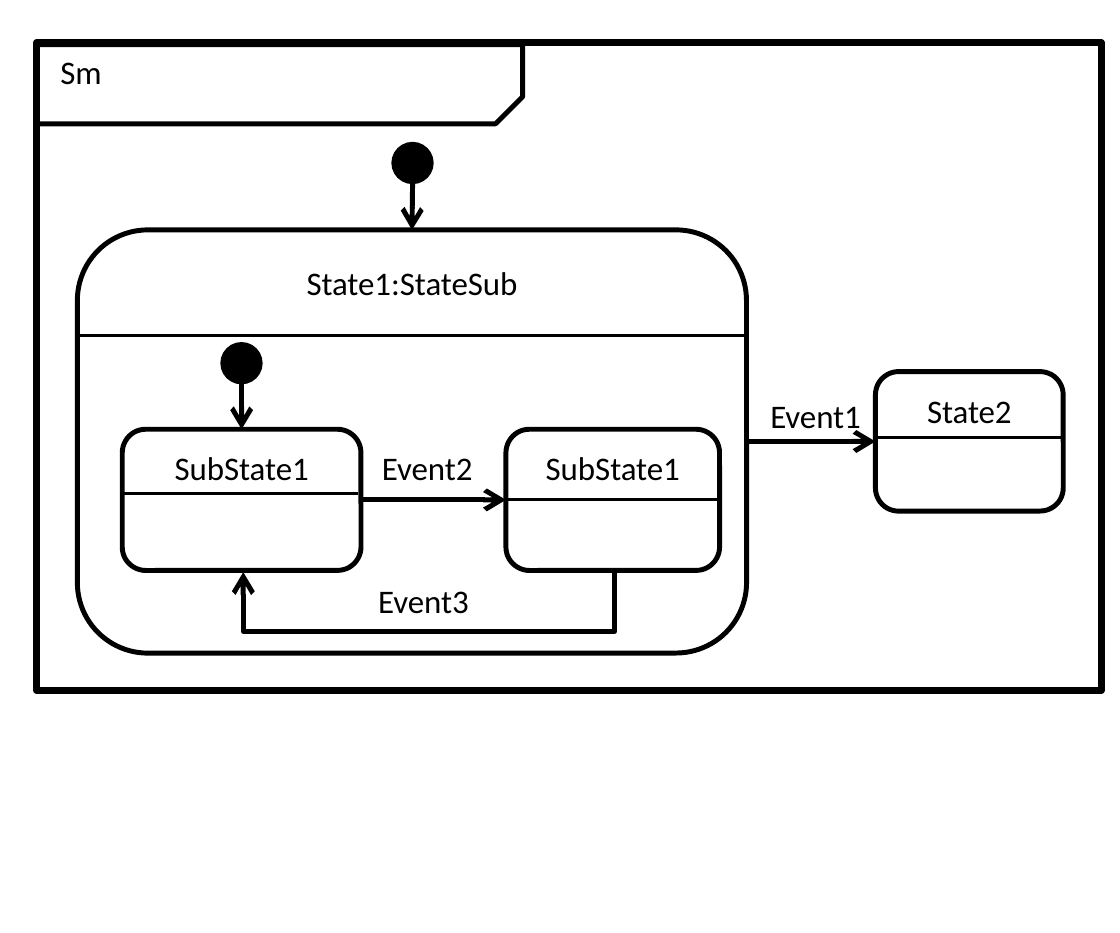
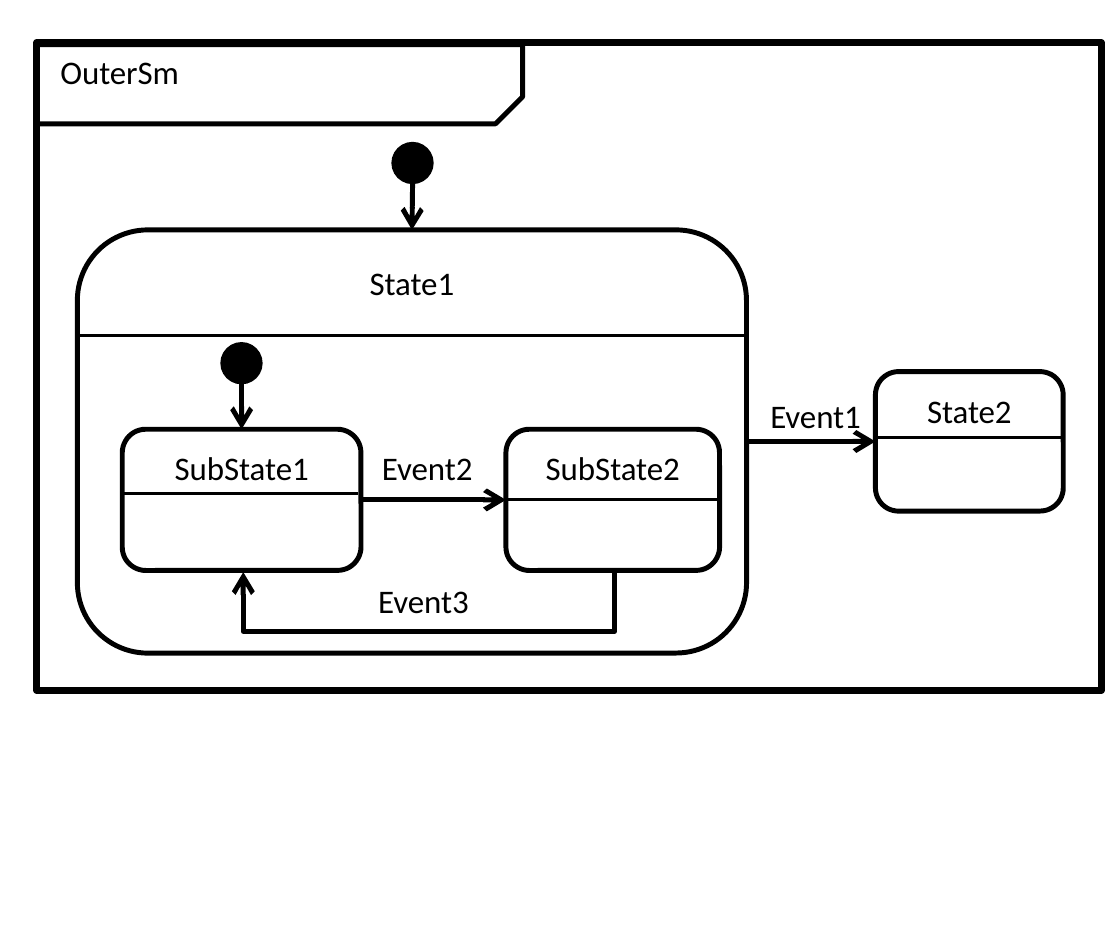
Before and after one commit to redboltz/cpp_sample, a slide deck: slide 26 of boost_training/msm/fig.pptx. Drawn at 1120x933 pixels with LibreOffice and Linux fonts; fonts in the diff are those of the drawing. Boxes give left, top, right and bottom in pixels: in the first picture for what was removed or moved away, otherwise in the second. Text is boxed around its words. In the diff, an @@ line names an element or a change of style, - is before the commit and + after.

```diff
--- a/boost_training/msm/fig.pptx
+++ b/boost_training/msm/fig.pptx
@@ text at <box>60,62,179,85</box>: text changed @@
-Sm
+OuterSm
@@ text in rounded rectangle at <box>370,273,455,296</box>: text changed @@
-State1:StateSub
+State1
@@ text in rounded rectangle at <box>546,457,680,481</box>: text changed @@
-SubState1
+SubState2
```
Also in this commit, not shown: 2 slides added.
